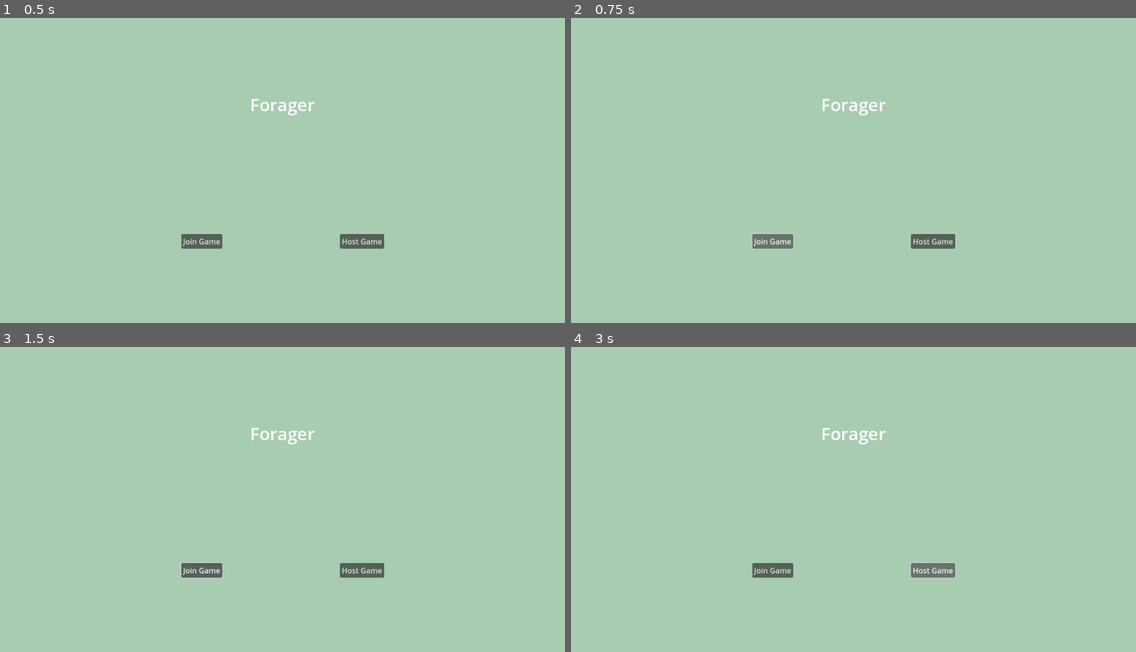
Above: before the commit, frames 1-4 (two rows, left to right).
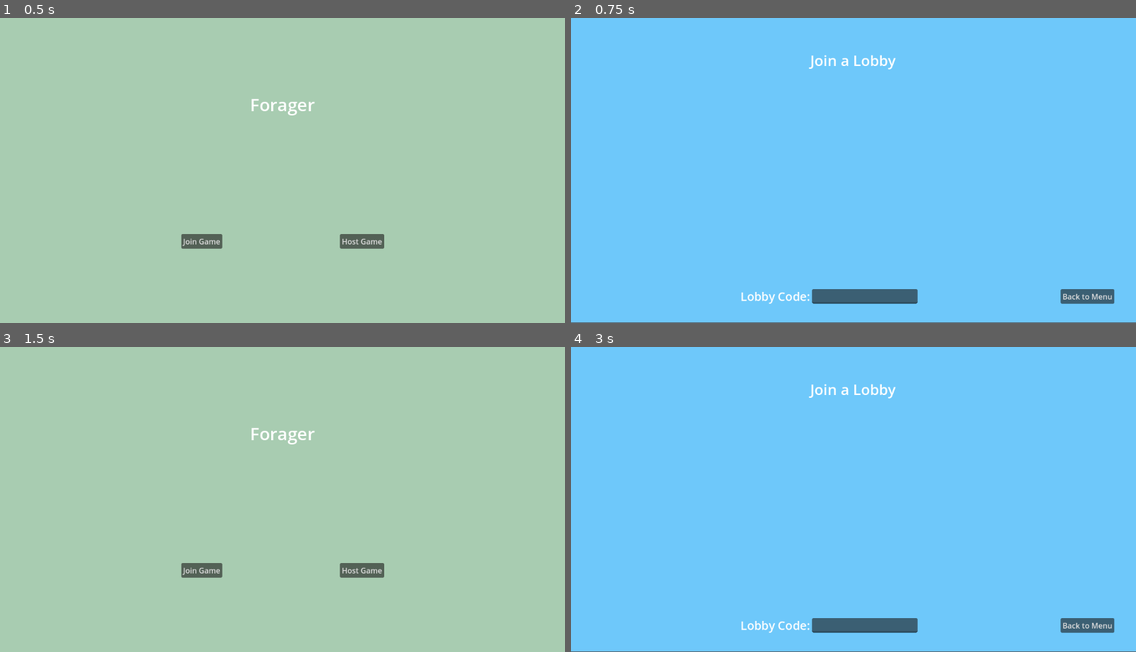
Above: after the commit, the same moments.

Repository: Collyz/Foragers
Game: Godot game, scene res://main_state.tscn
Two runs of this game, one before a commit and one after it. Both use one fixed random seed, a clock stepped at 60 frames per second and the inputs below.
Inputs (mouse positions are in pixels of both pictures, inside the frame that each line leads up to):
- Up to frame 1 (0.5 s): no input
- Up to frame 2 (0.75 s): click "Join Game" at 0.5 s
- Up to frame 3 (1.5 s): click (514, 624) at 1.25 s, where only the run after the commit has a clickable "Back to Menu"
- Up to frame 4 (3 s): click "Join Game" at 2 s; click (932, 569) at 2.75 s, where only the run before the commit has a clickable "Host Game"

Frame 1 is identical in both runs. In frame 2, 100% of the frame differs, in the area x 0-100%, y 0-100%; in frame 3, less than 0.1%; in frame 4, 100%.

Commit message:
Can go back between main menu and two lobby types

Diff:
--- /dev/null
+++ b/foragers/hosting_lobby.gd
@@ -0,0 +1,10 @@
+extends Control
+
+@onready var back_button = $BackButton
+
+func _ready():
+	pass
+
+
+func _on_back_button_pressed():
+	get_tree().change_scene_to_file("res://menu.tscn")
--- a/foragers/hosting_lobby.tscn
+++ b/foragers/hosting_lobby.tscn
@@ -1,6 +1,7 @@
-[gd_scene load_steps=2 format=3 uid="uid://b0qh1oihkbn2d"]
+[gd_scene load_steps=3 format=3 uid="uid://b0qh1oihkbn2d"]
 
 [ext_resource type="Texture2D" uid="uid://pg4gn0oxxij1" path="res://solid_blue.png" id="1_b8qpx"]
+[ext_resource type="Script" uid="uid://cp244mq2mbom3" path="res://hosting_lobby.gd" id="1_dxggo"]
 
 [node name="Control" type="Control"]
 layout_mode = 3
@@ -9,6 +10,7 @@
 anchor_bottom = 1.0
 grow_horizontal = 2
 grow_vertical = 2
+script = ExtResource("1_dxggo")
 
 [node name="TextureRect" type="TextureRect" parent="."]
 layout_mode = 1
@@ -24,3 +26,49 @@
 grow_horizontal = 2
 grow_vertical = 2
 texture = ExtResource("1_b8qpx")
+
+[node name="LobbyLabel" type="Label" parent="."]
+layout_mode = 0
+offset_left = 482.0
+offset_top = 24.0
+offset_right = 582.0
+offset_bottom = 68.0
+theme_override_font_sizes/font_size = 31
+text = "Lobby:"
+
+[node name="Players" type="Label" parent="."]
+layout_mode = 0
+offset_left = 64.0
+offset_top = 93.0
+offset_right = 152.0
+offset_bottom = 128.0
+theme_override_font_sizes/font_size = 25
+text = "Players"
+
+[node name="BackButton" type="Button" parent="."]
+layout_mode = 0
+offset_left = 1024.0
+offset_top = 576.0
+offset_right = 1138.0
+offset_bottom = 607.0
+text = "Back to Menu"
+
+[node name="StartButton" type="Button" parent="."]
+offset_left = 262.0
+offset_top = 576.0
+offset_right = 376.0
+offset_bottom = 607.0
+text = "Start Game!"
+
+[node name="ReadyLabel" type="Label" parent="."]
+layout_mode = 0
+offset_left = 64.0
+offset_top = 576.0
+offset_right = 200.0
+offset_bottom = 608.0
+theme_override_font_sizes/font_size = 18
+text = "Players Ready: "
+horizontal_alignment = 1
+vertical_alignment = 1
+
+[connection signal="pressed" from="BackButton" to="." method="_on_back_button_pressed"]
--- /dev/null
+++ b/foragers/join_lobby.gd
@@ -0,0 +1,9 @@
+extends Control
+
+@onready var back_button = $BackButton
+
+func _ready():
+	pass
+
+func _on_back_button_pressed():
+	get_tree().change_scene_to_file("res://menu.tscn")
--- /dev/null
+++ b/foragers/join_lobby.tscn
@@ -0,0 +1,65 @@
+[gd_scene load_steps=3 format=3 uid="uid://cgdclt2mrdqri"]
+
+[ext_resource type="Script" uid="uid://b03ijfqdfa5ns" path="res://join_lobby.gd" id="1_au8ga"]
+[ext_resource type="Texture2D" uid="uid://pg4gn0oxxij1" path="res://solid_blue.png" id="1_b6r6p"]
+
+[node name="Control" type="Control"]
+layout_mode = 3
+anchors_preset = 15
+anchor_right = 1.0
+anchor_bottom = 1.0
+grow_horizontal = 2
+grow_vertical = 2
+script = ExtResource("1_au8ga")
+
+[node name="TextureRect" type="TextureRect" parent="."]
+layout_mode = 1
+anchors_preset = 8
+anchor_left = 0.5
+anchor_top = 0.5
+anchor_right = 0.5
+anchor_bottom = 0.5
+offset_left = -600.0
+offset_top = -325.0
+offset_right = 600.0
+offset_bottom = 323.0
+grow_horizontal = 2
+grow_vertical = 2
+texture = ExtResource("1_b6r6p")
+
+[node name="HostLabel" type="Label" parent="."]
+layout_mode = 1
+anchors_preset = 5
+anchor_left = 0.5
+anchor_right = 0.5
+offset_left = -92.0
+offset_top = 68.0
+offset_right = 92.0
+offset_bottom = 112.0
+grow_horizontal = 2
+theme_override_font_sizes/font_size = 31
+text = "Join a Lobby"
+
+[node name="LobbyCodeLabel" type="Label" parent="."]
+offset_left = 360.0
+offset_top = 574.0
+offset_right = 507.0
+offset_bottom = 609.0
+theme_override_font_sizes/font_size = 25
+text = "Lobby Code:"
+
+[node name="LineEdit" type="LineEdit" parent="."]
+layout_mode = 0
+offset_left = 512.0
+offset_top = 576.0
+offset_right = 736.0
+offset_bottom = 607.0
+
+[node name="BackButton" type="Button" parent="."]
+offset_left = 1040.0
+offset_top = 576.0
+offset_right = 1154.0
+offset_bottom = 607.0
+text = "Back to Menu"
+
+[connection signal="pressed" from="BackButton" to="." method="_on_back_button_pressed"]
--- a/foragers/menu.gd
+++ b/foragers/menu.gd
@@ -7,8 +7,9 @@
 	pass
 
 func _on_join_game_button_pressed():
-	print("Join game selected")
+	get_tree().change_scene_to_file("res://join_lobby.tscn")
 
 
 func _on_host_game_button_pressed():
-	print("Host game selected")
+	get_tree().change_scene_to_file("res://hosting_lobby.tscn")
+	#print("Host game selected")
Not shown, added: foragers/hosting_lobby.gd.uid
Not shown, added: foragers/join_lobby.gd.uid
